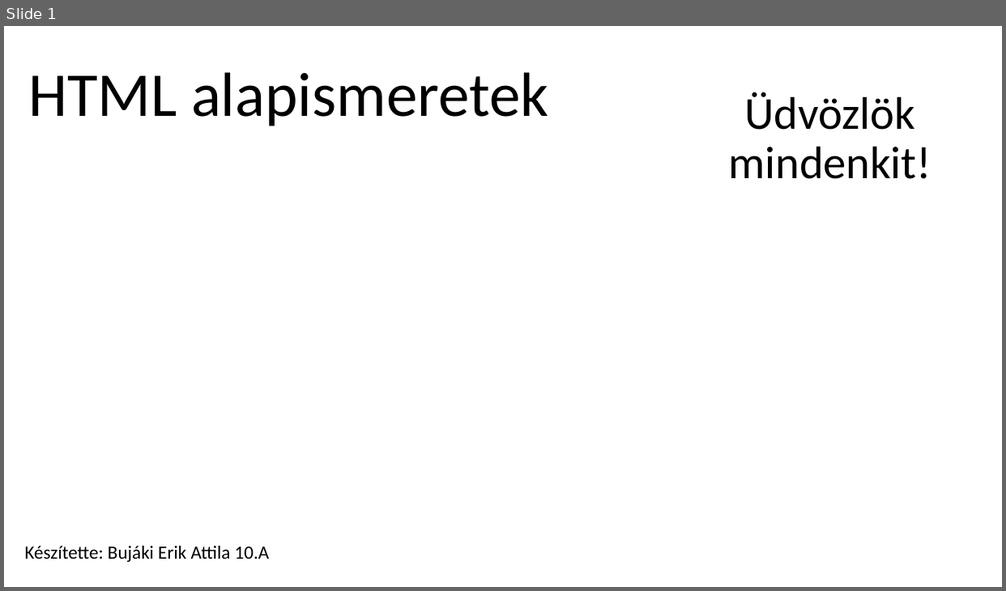
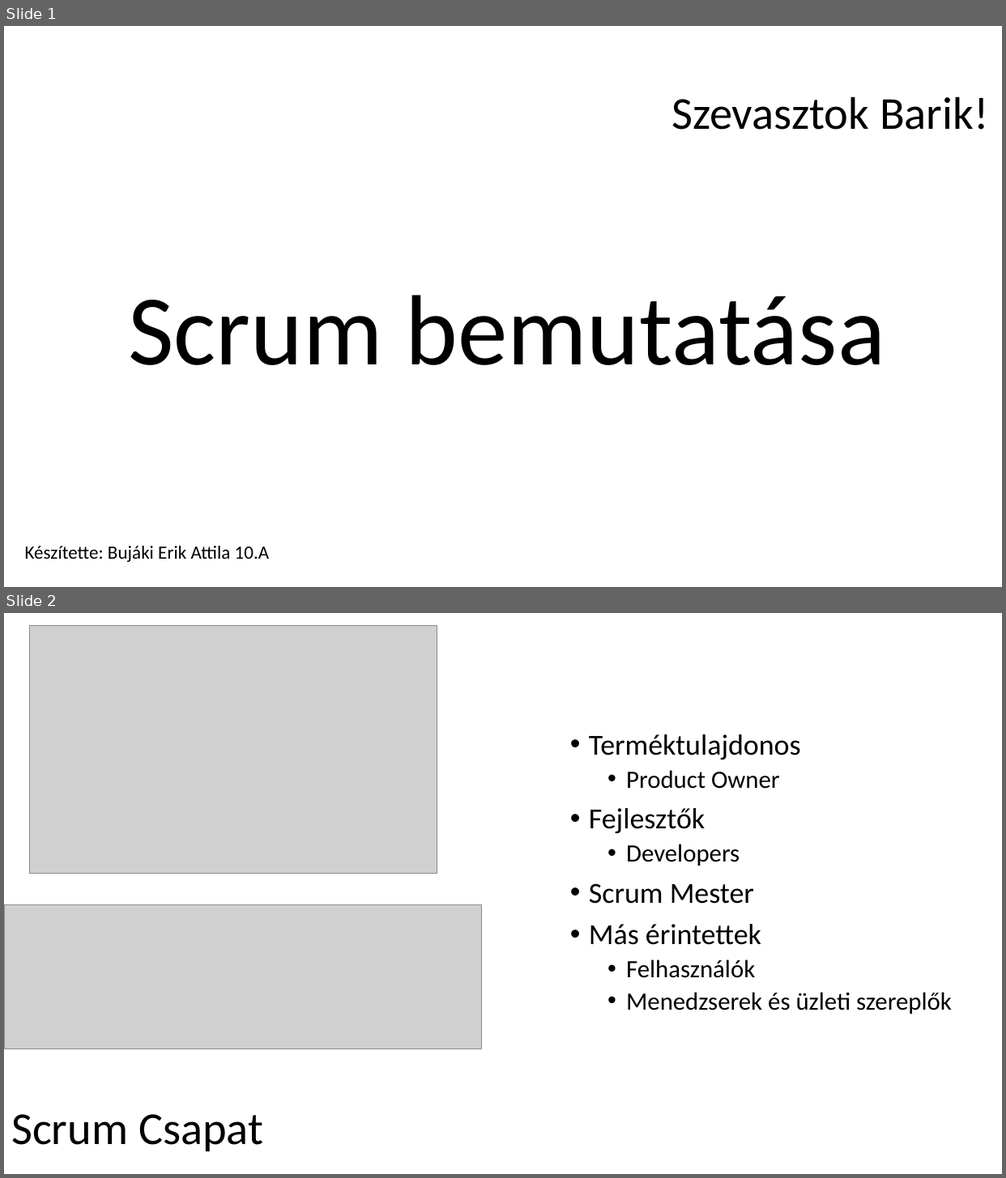
Before and after one commit to MrErik402/PPT, a slide deck: IKT Projekt feladat.pptx. Shown one above the other, each under a label of ours: slide 1 before the commit, slides 1 and 2 after it. The pictures are 1006x591 and 1006x1178 pixels, drawn with LibreOffice and Linux fonts; fonts in the diff are those of the drawing; grey boxes stand for pictures. Boxes give left, top, right and bottom in pixels: in the first picture for what was removed or moved away, otherwise in the second. Text is boxed around its words. In the diff, an @@ line names an element or a change of style, - is before the commit and + after.

```diff
--- a/IKT Projekt feladat.pptx
+++ b/IKT Projekt feladat.pptx
@@ slide 2 added at <box>4,613,1002,1174</box>, background #FFFFFF @@
@@ picture added at <box>29,626,437,874</box> @@
@@ text added at <box>589,735,952,1014</box>, 24 pt, text #000000 @@
+• Terméktulajdonos
+  • Product Owner
+• Fejlesztők
+  • Developers
+• Scrum Mester
+• Más érintettek
+  • Felhasználók
+  • Menedzserek és üzleti szereplők
@@ picture added at <box>4,905,482,1049</box> @@
@@ title added at <box>11,1114,263,1152</box>, 44 pt, text #000000 @@
+Scrum Csapat
@@ slide 1 changed as well @@
@@ title removed at <box>28,72,548,126</box> @@
-HTML alapismeretek
@@ subtitle at <box>671,96,988,130</box>: text changed @@
-Üdvözlök mindenkit!
+Szevasztok Barik!
@@ title added at <box>128,295,885,365</box>, 96 pt, text #000000 @@
+Scrum bemutatása
```
Also in this commit, not shown: 8 other slides added, 1 slide removed.
